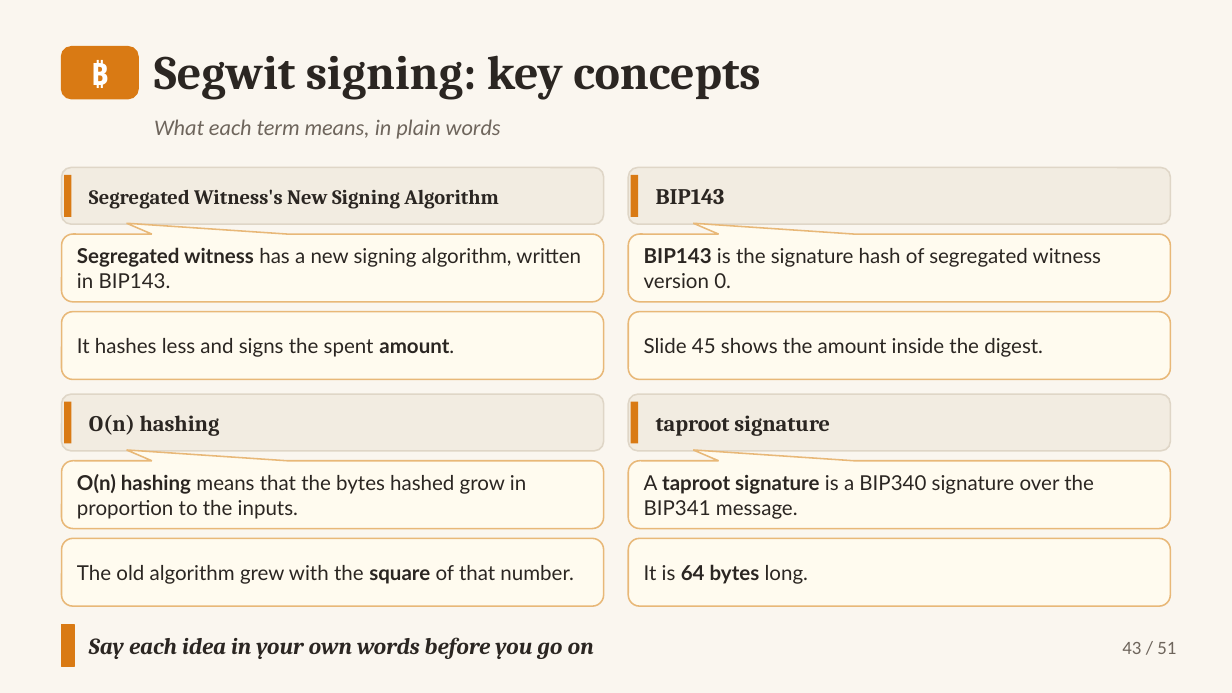
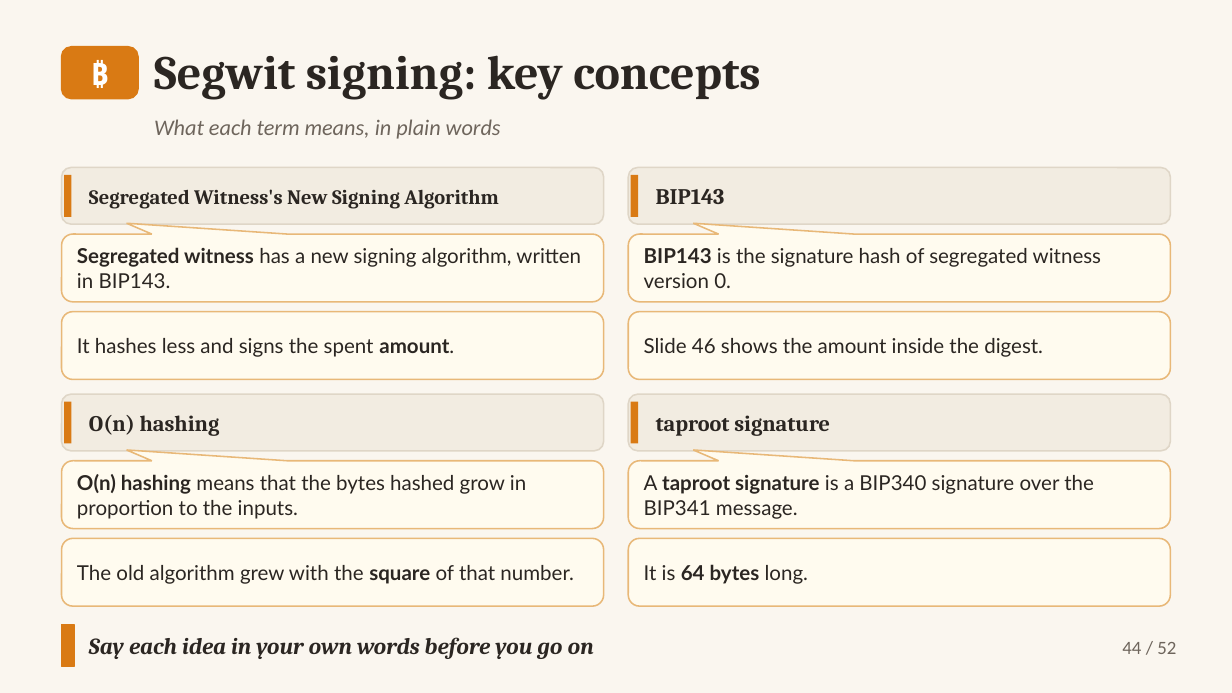
Before and after one commit to altunelyusuf/SEN0401, a slide deck: slide 44 of 03-materials/ch08/SEN0401_Ch08_DigitalSignatures_3e_v2_4_0.pptx (slide 43 before the commit). Drawn at 1232x693 pixels with LibreOffice and Linux fonts; fonts in the diff are those of the drawing. Boxes give left, top, right and bottom in pixels: in the first picture for what was removed or moved away, otherwise in the second. Text is boxed around its words. In the diff, an @@ line names an element or a change of style, - is before the commit and + after.

```diff
--- a/03-materials/ch08/SEN0401_Ch08_DigitalSignatures_3e_v2_4_0.pptx
+++ b/03-materials/ch08/SEN0401_Ch08_DigitalSignatures_3e_v2_4_0.pptx
@@ text in rounded rectangle at [644,338,1043,357]: text changed @@
-Slide 45 shows the amount inside the digest.
+Slide 46 shows the amount inside the digest.
@@ text at [1122,642,1176,654]: text changed @@
-43 / 51
+44 / 52
```
Also in this commit, not shown: 50 other slides changed, 1 slide added, 8 other files.
